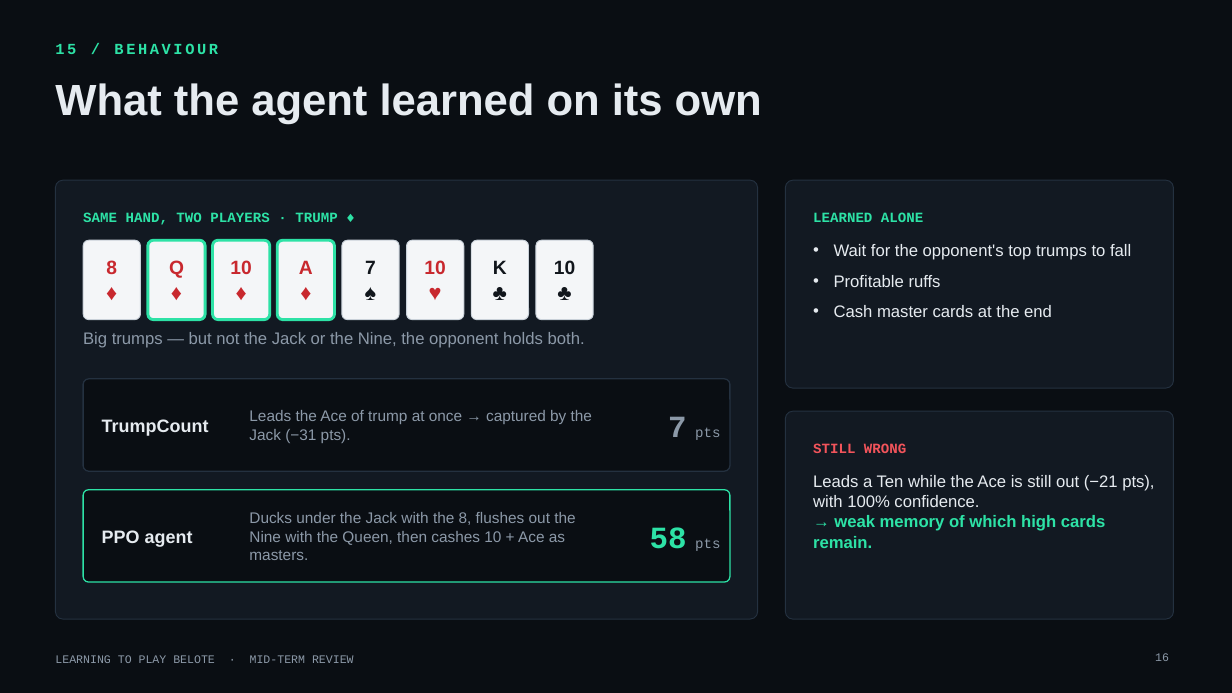
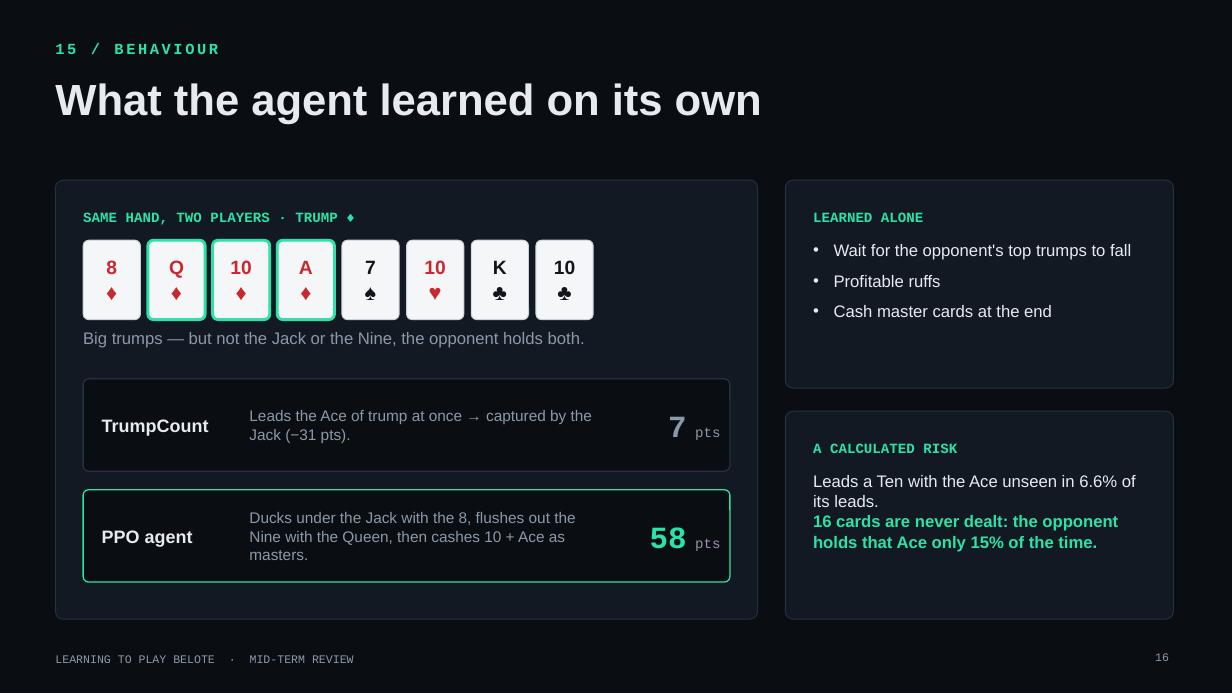
Before and after one commit to yoniBenabou/TwoPlayersBelote, a slide deck: slide 16 of presentation/belote_midterm_v3.pptx. Drawn at 1232x693 pixels with LibreOffice and Linux fonts; fonts in the diff are those of the drawing; background and template pictures are left out. Boxes give left, top, right and bottom in pixels: in the first picture for what was removed or moved away, otherwise in the second. Text is boxed around its words. In the diff, an @@ line names an element or a change of style, - is before the commit and + after.

```diff
--- a/presentation/belote_midterm_v3.pptx
+++ b/presentation/belote_midterm_v3.pptx
@@ text at box(813, 443, 957, 453): text changed; text colour #F2545B to #2DE2A6 @@
-STILL WRONG
+A CALCULATED RISK
@@ text at box(813, 475, 1136, 552): text changed; text colour #E6EBF0 to #2DE2A6; bold on @@
-Leads a Ten while the Ace is still out (−21 pts), with 100% confidence.
-→ weak memory of which high cards remain.
+Leads a Ten with the Ace unseen in 6.6% of its leads.
+16 cards are never dealt: the opponent holds that Ace only 15% of the time.
```
Also in this commit, not shown: 1 other slide changed, 1 other file.
